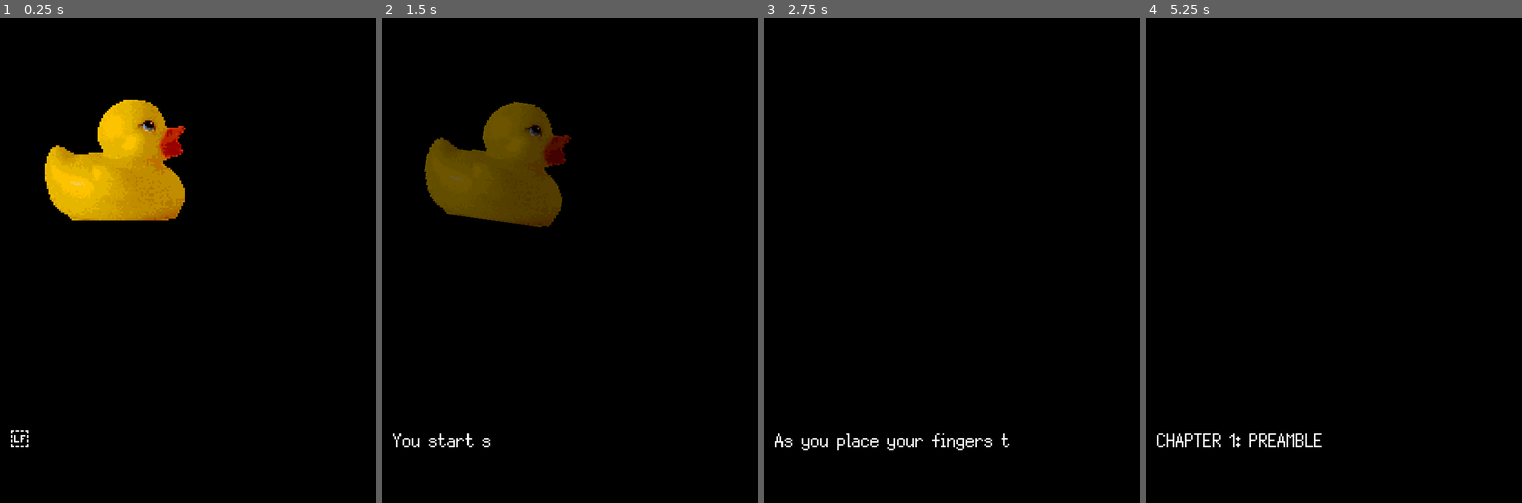
Above: before the commit, frames 1-4 (left to right).
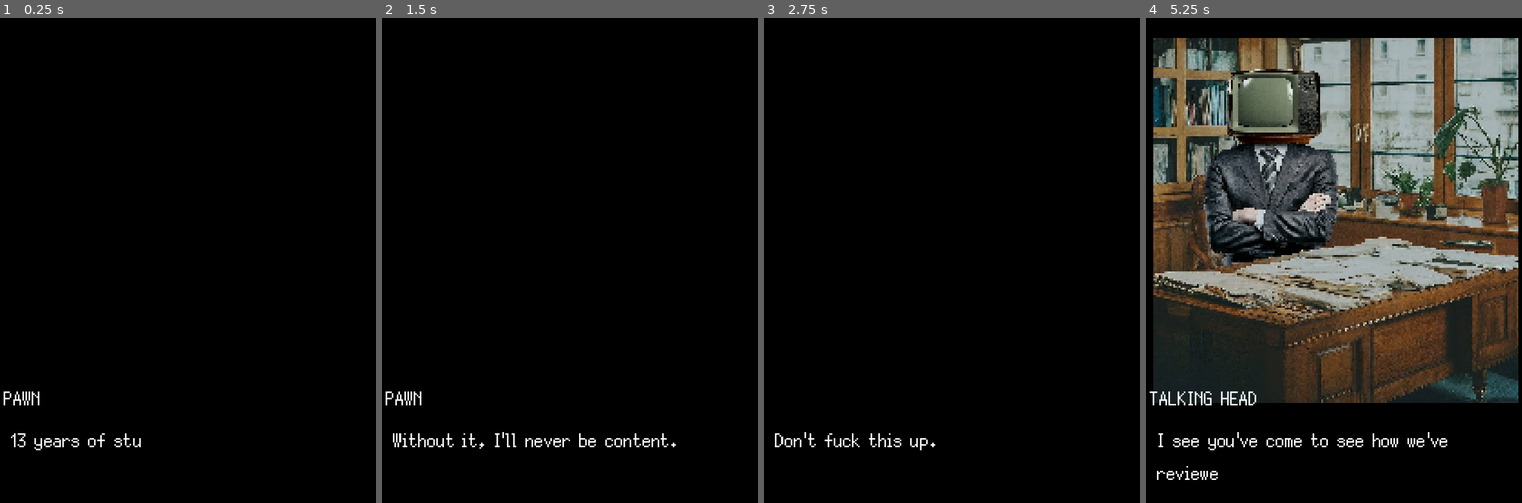
Above: after the commit, the same moments.

Repository: Cuber01/GoldenDuck
Game: Godot game, scene res://main.tscn
Two runs of this game, one before a commit and one after it. Both use one fixed random seed, a clock stepped at 60 frames per second and the inputs below.
Inputs (mouse positions are in pixels of both pictures, inside the frame that each line leads up to):
- Up to frame 1 (0.25 s): no input
- Up to frame 2 (1.5 s): tap Enter (ui_accept) at 0.5, 0.77 s; click (611, 464) at 1.25 s, where only the run before the commit has a clickable "READ IT"
- Up to frame 3 (2.75 s): tap Enter (ui_accept) at 2.27 s
- Up to frame 4 (5.25 s): tap Enter (ui_accept) at 3.77, 4.52 s

The runs differ from the first frame. In frame 1, 7.1% of the frame differs, in the area x 0-50%, y 16-90%; in frame 2, 7.5%; in frame 3, 0.7%; in frame 4, 72%, in the area x 0-100%, y 4-96%.

Commit message:
first two chapters near done

Diff:
--- a/Game.gd
+++ b/Game.gd
@@ -6,15 +6,30 @@
 @onready var NPCLabel = $NPCLabel
 
 var text_index: int = 0
-var max_text_index:int = 0
+var max_text_index: int = 0
 var dialogue_text: String = ""
 
 var choices_menu: ChoicesMenu = null
 var enter_to_continue: bool = true
 
+var current_chapter: int = -1
+var chapters: Array[String] = [
+	"intro",
+	"talking_head_1",
+	"streets",
+	"grandma",
+	"talking_head_2"
+	]
+
 func _ready():
 	DI.reset($SceneryManager)
-	DI.tokens = Parser.prepare_file("res://dialogues/intro.txt")
+	next_chapter()
+
+func next_chapter():
+	current_chapter += 1
+	DI.reset($SceneryManager)
+	DI.tokens = Parser.prepare_file("res://dialogues/" + chapters[current_chapter] + ".txt")
+	go_further()
 
 func _process(delta):
 	if enter_to_continue and Input.is_action_just_pressed("ui_accept"):
@@ -35,8 +50,7 @@
 		print("err")
 
 func end_dialogue():
-	print("You win!")
-	enter_to_continue = false
+	next_chapter()
 
 func choice_menu(choices: Array):
 	DialogueLabel.text = ""
--- a/dialogue_handling/dialogue_interpreter.gd
+++ b/dialogue_handling/dialogue_interpreter.gd
@@ -40,8 +40,9 @@
 	last_npc = ""
 	indentation_level = 0
 	current_choice_index = 0
-	tokens = []
+	tokens = [null]
 	choice_trees = [null,null,null,null,null,null,null,null,null,null]
+	i = 0
 
 	functions = SceneryManager
 
@@ -50,7 +51,7 @@
 	var rv: DialogueRV = DialogueRV.new()
 
 	token = tokens[i]
-	while i < len(tokens)-1:
+	while i < len(tokens):
 		line = token.line
 
 		if token.type == DP.TokenType.INDENT:
@@ -110,7 +111,7 @@
 				args.append(next())
 
 			var method = Callable(functions, func_name)
-			if len(args) > 1:
+			if len(args) > 0:
 				method.call(args)
 			else:
 				method.call()
--- a/dialogue_handling/dialogue_parser.gd
+++ b/dialogue_handling/dialogue_parser.gd
@@ -39,6 +39,8 @@
 			return "[CALL " + str(line) + "]"
 
 func prepare_file(filepath: String):
+	tokens = []
+	line_index = 0
 	var text: String = FileAccess.open(filepath, FileAccess.READ).get_as_text()
 	lines = text.replace("\n", " \n").split("\n", true)
 	return parse_file()
@@ -130,15 +132,13 @@
 
 					var args = []
 					var current_arg = ""
-					while i > len(line):
+					while i < len(line)-1:
 						i += 1
 						if ch == " ":
 							args.append(current_arg)
 						else:
 							current_arg += ch
 
-
-					args.append(current_arg)
 					emit_token(TokenType.CALL)
 					emit_token(func_name)
 					emit_token(len(args), true)
--- a/dialogue_handling/functions.gd
+++ b/dialogue_handling/functions.gd
@@ -3,19 +3,88 @@
 
 @onready var TransitionFade: ColorRect = $TransitionFade
 @onready var TransitionCurtain: ColorRect = $TransitionCurtain
+@onready var audio: AudioStreamPlayer = $AudioPlayer
+
+var item_handle = null
+
+const ITEM_SCENE = preload("res://scenery/item.tscn")
+const DOCUMENTATION_TEXTURE = preload("res://assets/documentation.png")
 
 var initialized = false
 
 func transition_fade_out():
 	var tween = create_tween()
-	tween.tween_property($TransitionFade, "color", Color(0,0,0,0), 1).set_ease(Tween.EASE_OUT).set_trans(Tween.TRANS_SINE)
+	tween.tween_property(TransitionFade, "color", Color(0,0,0,0), 2).set_ease(Tween.EASE_OUT).set_trans(Tween.TRANS_SINE)
 
 func transition_fade_in():
 	var tween = create_tween()
-	tween.tween_property($TransitionFade, "color", Color(0,0,0,1), 1).set_ease(Tween.EASE_IN).set_trans(Tween.TRANS_SINE)
+	tween.tween_property(TransitionFade, "color", Color(0,0,0,1), 2).set_ease(Tween.EASE_IN).set_trans(Tween.TRANS_SINE)
 
 func transition_curtain():
 	var tween = create_tween()
-	tween.tween_property($TransitionCurtain, "position", Vector2(0,0), 1.5).set_ease(Tween.EASE_OUT).set_trans(Tween.TRANS_SINE)
-	tween.tween_property($TransitionCurtain, "position", Vector2(200,0), 1.5).set_ease(Tween.EASE_IN).set_trans(Tween.TRANS_SINE).set_delay(1)
-	$TransitionCurtain.position = Vector2(-200, 0)
+	tween.tween_property(TransitionCurtain, "position", Vector2(0,0), 1.5).set_ease(Tween.EASE_OUT).set_trans(Tween.TRANS_SINE)
+	tween.tween_property(TransitionCurtain, "position", Vector2(200,0), 1.5).set_ease(Tween.EASE_IN).set_trans(Tween.TRANS_SINE).set_delay(1)
+	TransitionCurtain.position = Vector2(-200, 0)
+
+func tvguy_change_pose():
+	var sprite: AnimatedSprite2D = $Office/TVGuy
+
+	if sprite.animation == "default":
+		sprite.play("explaining")
+	else:
+		sprite.play("default")
+
+	var tween = create_tween()
+	tween.tween_property(sprite, "scale", Vector2(1.05, 1.05), 0.1).set_ease(Tween.EASE_OUT)
+	tween.tween_property(sprite, "scale", Vector2(1, 1), 0.1).set_ease(Tween.EASE_IN)
+
+func grandma_fall():
+	var sprite: Sprite2D = $Street/Grandma
+
+	var tween = create_tween()
+	tween.set_parallel(true)
+
+	tween.tween_property(sprite, "modulate", Color(255,0,0,0), 4).set_ease(Tween.EASE_IN)
+
+	tween.tween_property(sprite, "scale", Vector2(1,0), 4).set_ease(Tween.EASE_OUT)
+	tween.tween_property(sprite, "position", Vector2(100,268), 8).set_ease(Tween.EASE_OUT)
+
+func duck_disappear():
+	var sprite: Sprite2D = $Item
+	var tween = create_tween()
+	tween.tween_property(sprite, "scale", Vector2(0,0), 4).set_ease(Tween.EASE_OUT)
+
+func item_pickup():
+	audio.volume_db = 0
+	audio.stream = load("res://assets/sounds/pickup.wav")
+	audio.play()
+
+	var tween = create_tween()
+	tween.tween_property(item_handle, "position", Vector2(100,300), 1).set_ease(Tween.EASE_OUT)
+	await tween.finished
+	item_handle.queue_free()
+
+func spawn_item(args):
+	var item: String = args[0]
+	var item_scn = ITEM_SCENE.instantiate()
+
+	if item == "documentation":
+		item_scn.texture = DOCUMENTATION_TEXTURE
+	elif item == "newspaper":
+		pass
+
+	item_scn.position = Vector2(100, -100)
+	item_handle = item_scn
+	add_child(item_scn)
+	var tween = create_tween()
+	tween.tween_property(item_scn, "position", Vector2(100,100), 1).set_ease(Tween.EASE_IN).set_trans(Tween.TRANS_QUAD)
+
+func play_sound(args):
+	var sound: String = args[0]
+	audio.volume_db = 0
+	audio.stream = load("res://assets/sounds/" + sound)
+	audio.play()
+
+func stop_playing_sound():
+	var tween = create_tween()
+	tween.tween_property(audio, "volume_db", -80, 4)
--- a/main.tscn
+++ b/main.tscn
@@ -1,12 +1,21 @@
-[gd_scene load_steps=5 format=3 uid="uid://djk14je0vupb"]
+[gd_scene load_steps=6 format=3 uid="uid://djk14je0vupb"]
 
 [ext_resource type="Script" path="res://Game.gd" id="1_nevx3"]
 [ext_resource type="PackedScene" uid="uid://dgejj8lmsl7lw" path="res://scenery/item.tscn" id="3_5ttt4"]
 [ext_resource type="PackedScene" uid="uid://ccbrlfnt5yvx8" path="res://scenery/scenery_manager.tscn" id="3_wwq8o"]
 [ext_resource type="FontFile" uid="uid://bltlmx5euowoc" path="res://assets/Silver.ttf" id="4_jpoeh"]
+[ext_resource type="PackedScene" uid="uid://dgci7um3g3uso" path="res://scenery/office.tscn" id="5_4rni2"]
 
 [node name="Game" type="Node2D"]
 script = ExtResource("1_nevx3")
+
+[node name="SceneryManager" parent="." instance=ExtResource("3_wwq8o")]
+position = Vector2(10, 10)
+
+[node name="Item" parent="SceneryManager" instance=ExtResource("3_5ttt4")]
+position = Vector2(100, 100)
+
+[node name="Office" parent="SceneryManager" instance=ExtResource("5_4rni2")]
 
 [node name="DialogueLabel" type="RichTextLabel" parent="."]
 offset_left = 13.0
@@ -15,18 +24,14 @@
 offset_bottom = 265.0
 theme_override_fonts/normal_font = ExtResource("4_jpoeh")
 theme_override_font_sizes/normal_font_size = 16
-text = "
-"
+fit_content = true
+scroll_active = false
 
 [node name="NPCLabel" type="RichTextLabel" parent="."]
+z_index = 2
 offset_left = 9.0
 offset_top = 202.0
 offset_right = 205.0
 offset_bottom = 242.0
 theme_override_fonts/normal_font = ExtResource("4_jpoeh")
 theme_override_font_sizes/normal_font_size = 16
-
-[node name="SceneryManager" parent="." instance=ExtResource("3_wwq8o")]
-
-[node name="Item" parent="SceneryManager" instance=ExtResource("3_5ttt4")]
-position = Vector2(70, 78)
--- a/scenery/item.tscn
+++ b/scenery/item.tscn
@@ -4,5 +4,6 @@
 [ext_resource type="Script" path="res://scenery/item.gd" id="2_lp1i7"]
 
 [node name="Item" type="Sprite2D"]
+z_index = 1
 texture = ExtResource("1_wv8m6")
 script = ExtResource("2_lp1i7")
--- a/scenery/office.gd
+++ /dev/null
@@ -1,13 +0,0 @@
-extends Node2D
-
-@onready var sprite = $TVGuy
-
-func change_pose():
-	if sprite.animation == "default":
-		sprite.play("explaining")
-	else:
-		sprite.play("default")
-
-	var tween = create_tween()
-	tween.tween_property($TVGuy, "scale", Vector2(1.05, 1.05), 0.1).set_ease(Tween.EASE_OUT)
-	tween.tween_property($TVGuy, "scale", Vector2(1, 1), 0.1).set_ease(Tween.EASE_IN)
--- a/scenery/office.tscn
+++ b/scenery/office.tscn
@@ -1,6 +1,5 @@
-[gd_scene load_steps=7 format=3 uid="uid://dgci7um3g3uso"]
+[gd_scene load_steps=6 format=3 uid="uid://dgci7um3g3uso"]
 
-[ext_resource type="Script" path="res://scenery/office.gd" id="1_bqv1b"]
 [ext_resource type="Texture2D" uid="uid://dfqm6ybj1v6sm" path="res://assets/office.png" id="1_hscym"]
 [ext_resource type="Texture2D" uid="uid://dchnuqhs0l8so" path="res://assets/tv-man.png" id="2_6v41x"]
 [ext_resource type="Texture2D" uid="uid://dptdceixq0oe0" path="res://assets/tv-man-pointing-upwards.png" id="3_57bfb"]
@@ -26,7 +25,6 @@
 }]
 
 [node name="Office" type="Node2D"]
-script = ExtResource("1_bqv1b")
 
 [node name="Office" type="Sprite2D" parent="."]
 position = Vector2(101, 101)
--- a/scenery/scenery_manager.tscn
+++ b/scenery/scenery_manager.tscn
@@ -8,11 +8,13 @@
 [node name="TransitionFade" type="ColorRect" parent="."]
 z_index = 1
 z_as_relative = false
-offset_right = 200.0
-offset_bottom = 200.0
-color = Color(0, 0, 0, 0)
+offset_right = 210.0
+offset_bottom = 210.0
+color = Color(0, 0, 0, 1)
 
 [node name="TransitionCurtain" type="ColorRect" parent="."]
 offset_left = -200.0
 offset_bottom = 200.0
 color = Color(0, 0, 0, 1)
+
+[node name="AudioPlayer" type="AudioStreamPlayer" parent="."]
--- a/scenery/street.gd
+++ /dev/null
@@ -1,10 +0,0 @@
-extends Node2D
-
-func grandma_fall():
-	var tween = create_tween()
-	tween.set_parallel(true)
-
-	tween.tween_property($Grandma, "modulate", Color(255,0,0,0), 4).set_ease(Tween.EASE_IN)
-
-	tween.tween_property($Grandma, "scale", Vector2(1,0), 4).set_ease(Tween.EASE_OUT)
-	tween.tween_property($Grandma, "position", Vector2(100,268), 8).set_ease(Tween.EASE_OUT)
Binary file added: assets/documentation.png
Not shown, added: assets/documentation.png.import
Not shown, added: assets/sounds/slam.wav.import
Not shown, changed: assets/sounds/stamp.wav.import
Not shown, added: dialogues/grandma.txt
Not shown, changed: dialogues/intro.txt
Not shown, added: dialogues/streets.txt
Not shown, added: dialogues/talking_head_1.txt
Not shown, added: dialogues/talking_head_2.txt
Not shown, added: assets/sounds/slam.wav
Not shown, added: assets/sounds/stamp.wav
